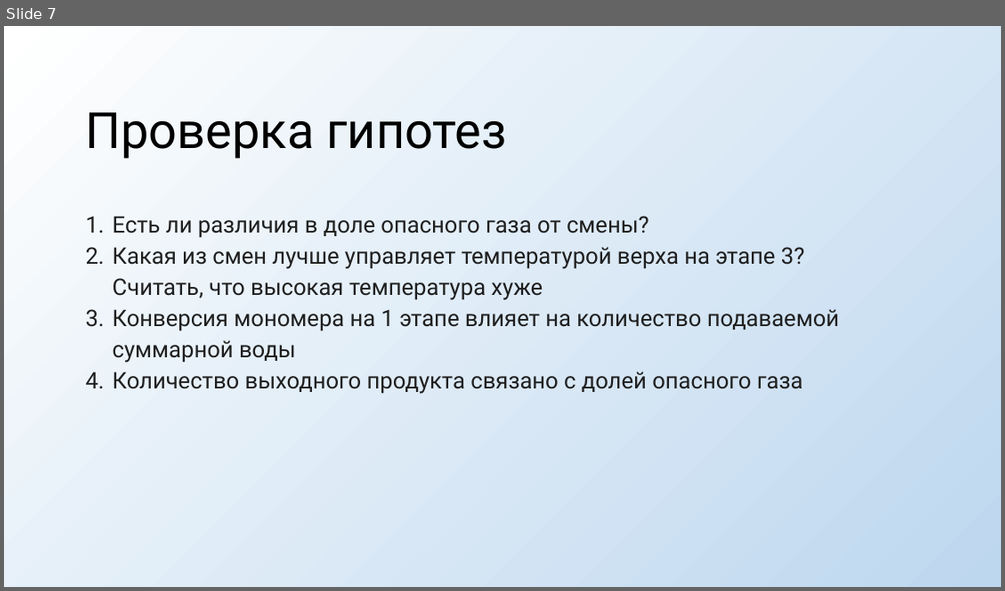
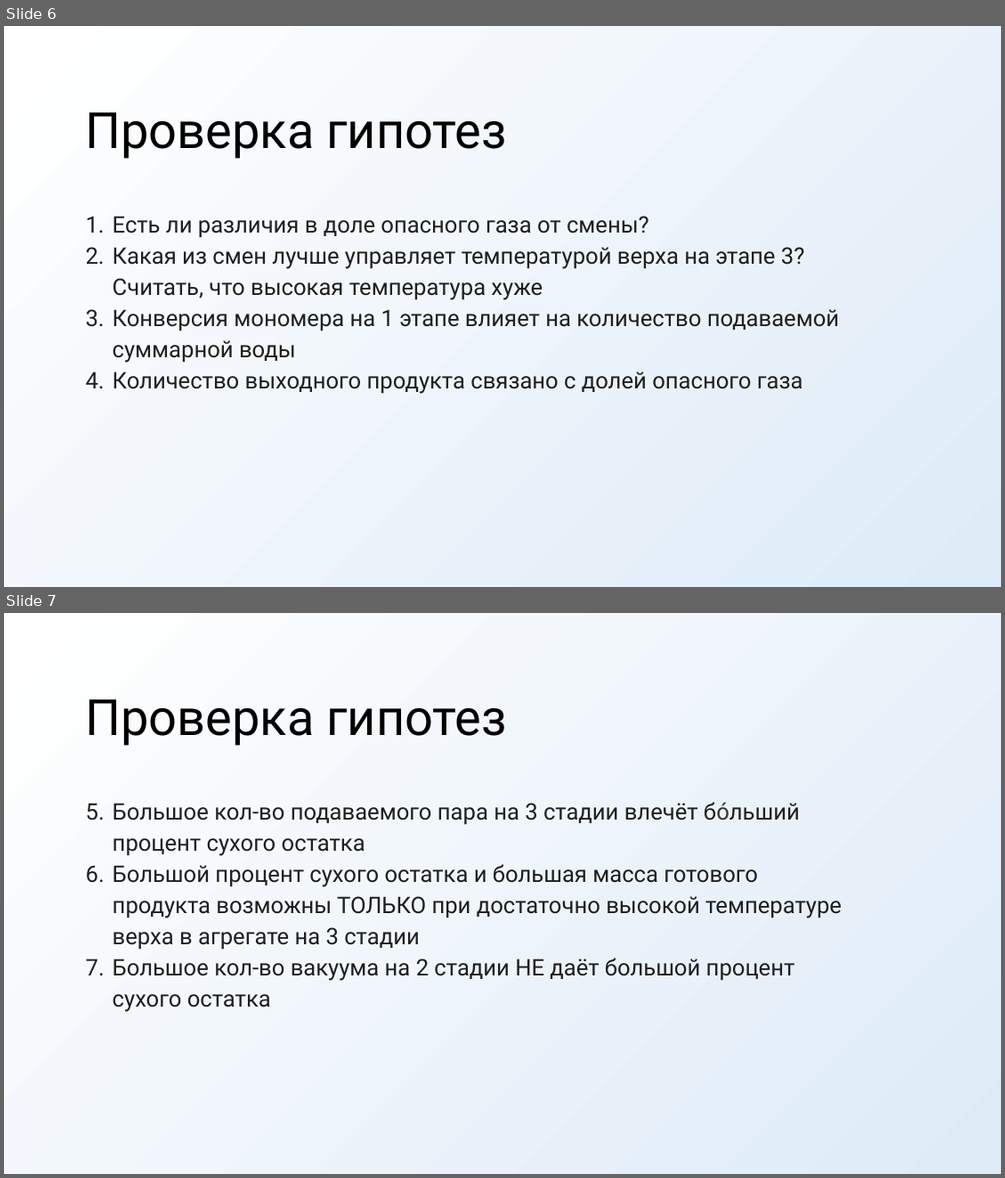
Before and after one commit to alinkalina/ad-ecology-project, a slide deck: presentation.pptx. Shown one above the other, each under a label of ours: slide 7 before the commit, slides 6 and 7 after it. The pictures are 1005x591 and 1005x1178 pixels, drawn with LibreOffice and Linux fonts; fonts in the diff are those of the drawing. Boxes give left, top, right and bottom in pixels: in the first picture for what was removed or moved away, otherwise in the second. Text is boxed around its words. In the diff, an @@ line names an element or a change of style, - is before the commit and + after.

```diff
--- a/presentation.pptx
+++ b/presentation.pptx
@@ slide 7 added at box(4, 613, 1001, 1174), background gradient #DEEBF7 to #FFFFFF @@
@@ text added at box(86, 699, 506, 746), 48 pt, text #000000 @@
+Проверка гипотез
@@ text added at box(113, 802, 841, 1012), 22 pt, text #1F1F1F @@
+5. Большое кол-во подаваемого пара на 3 стадии влечёт бóльший процент сухого остатка
+6. Большой процент сухого остатка и большая масса готового продукта возможны ТОЛЬКО при достаточно высокой температуре верха в агрегате на 3 стадии
+7. Большое кол-во вакуума на 2 стадии НЕ даёт большой процент сухого остатка
@@ what was slide 7 is now slide 6 @@
@@ slide 6 changed as well @@
@@ background gradient #BDD7EE to #FFFFFF to gradient #DEEBF7 to #FFFFFF @@
```
Also in this commit, not shown: 5 other slides changed, 3 other slides added, 1 slide removed.
